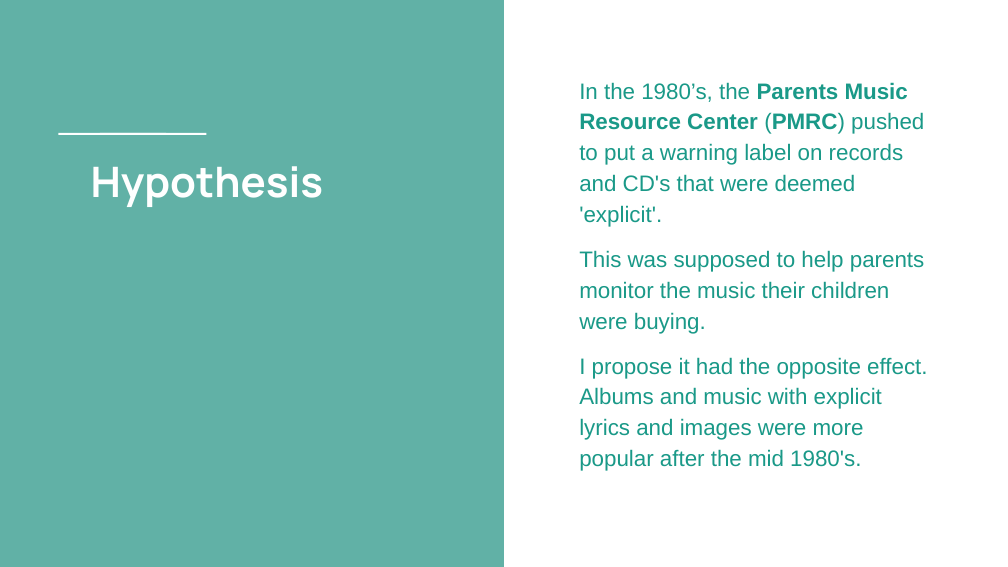
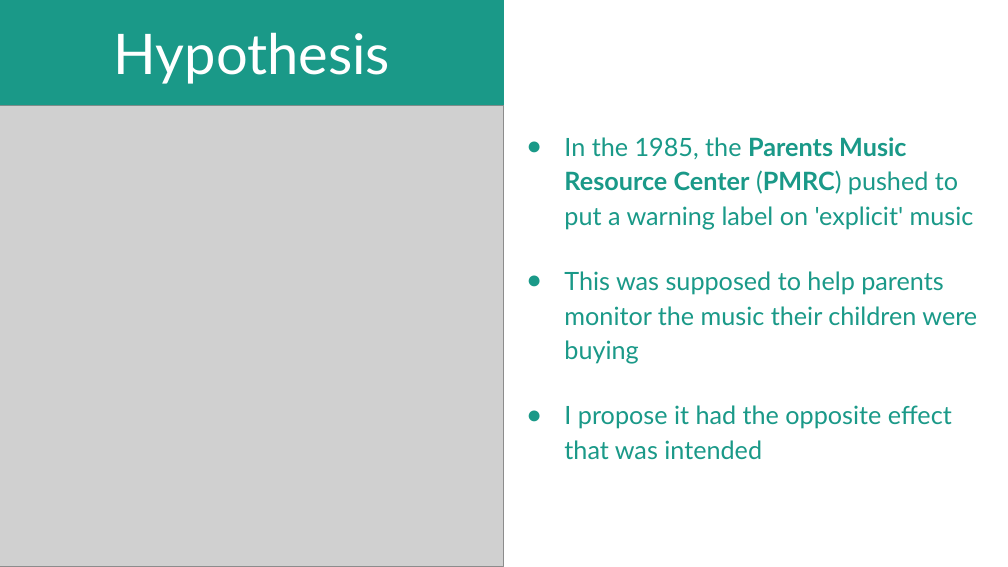
Before and after one commit to ssmcnatt/experimental-design-cap01, a slide deck: slide 3 of presentation-of-findings.pptx. Drawn at 1008x567 pixels with LibreOffice and Linux fonts; fonts in the diff are those of the drawing; grey boxes stand for pictures; background and template pictures are left out. Boxes give left, top, right and bottom in pixels: in the first picture for what was removed or moved away, otherwise in the second. Text is boxed around its words. In the diff, an @@ line names an element or a change of style, - is before the commit and + after.

```diff
--- a/presentation-of-findings.pptx
+++ b/presentation-of-findings.pptx
@@ rectangle "Hypothesis": place and size @@
-rectangle "Hypothesis" at box(91, 166, 323, 207)
+rectangle "Hypothesis" at box(0, 0, 504, 105)
@@ rectangle "Hypothesis" at box(0, 0, 504, 105): size 30 to 40 pt, font Manrope to Lato, highlight none to #1A9988, bold off; alignment left to centre; vertical alignment top to middle; fill none to #1A9988 @@
@@ picture added at box(0, 105, 504, 566) @@
@@ text "In the 1985, the Parents ..." at box(564, 137, 977, 459): vertical alignment top to middle @@
@@ rectangle removed at box(92, 131, 133, 136) @@
@@ rectangle removed at box(132, 131, 173, 136) @@
@@ text at box(564, 137, 977, 459): text changed; size 16 to 18 pt; font Arial to Lato @@
-In the 1980’s, the Parents Music Resource Center (PMRC) pushed to put a warning label on records and CD's that were deemed 'explicit'.
-This was supposed to help parents monitor the music their children were buying.
-I propose it had the opposite effect. Albums and music with explicit lyrics and images were more popular after the mid 1980's.
+● In the 1985, the Parents Music Resource Center (PMRC) pushed to put a warning label on 'explicit' music
+● This was supposed to help parents monitor the music their children were buying
+● I propose it had the opposite effect that was intended
```
Also in this commit, not shown: 5 other slides changed, 5 slides added, 12 slides removed.
